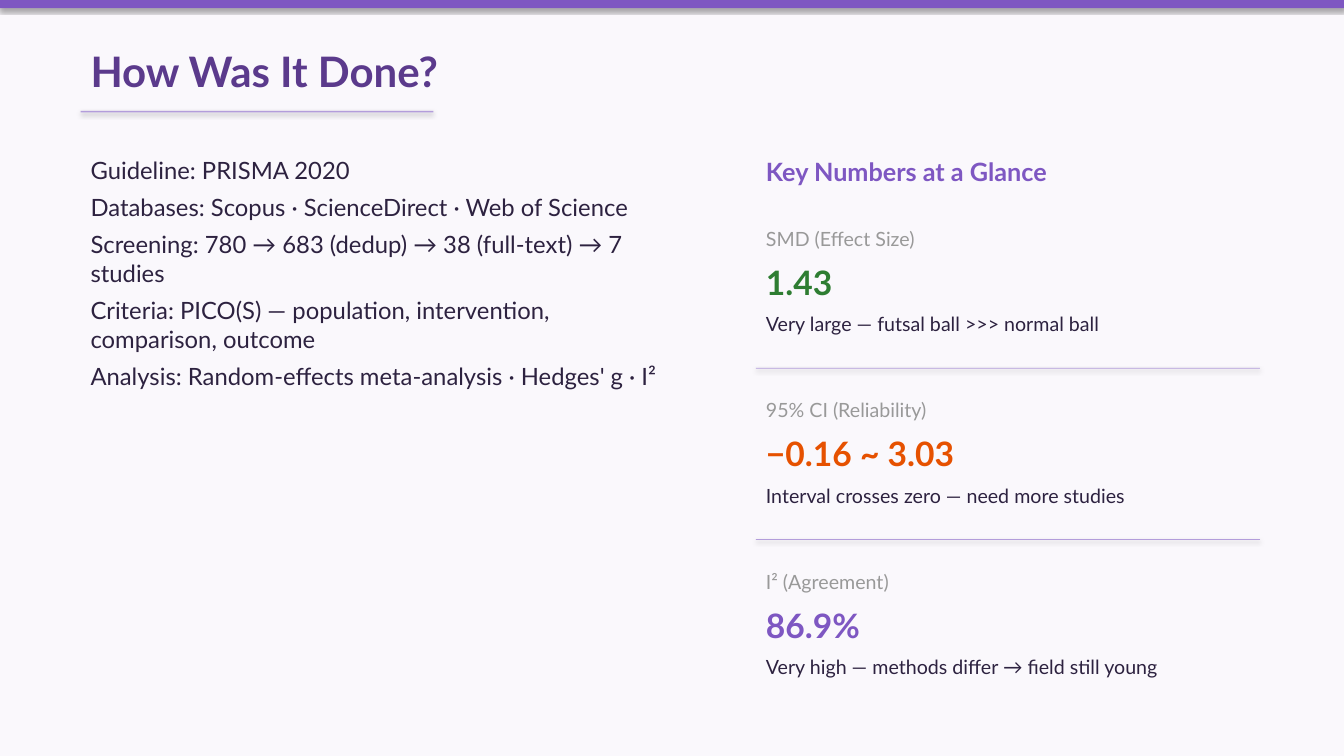
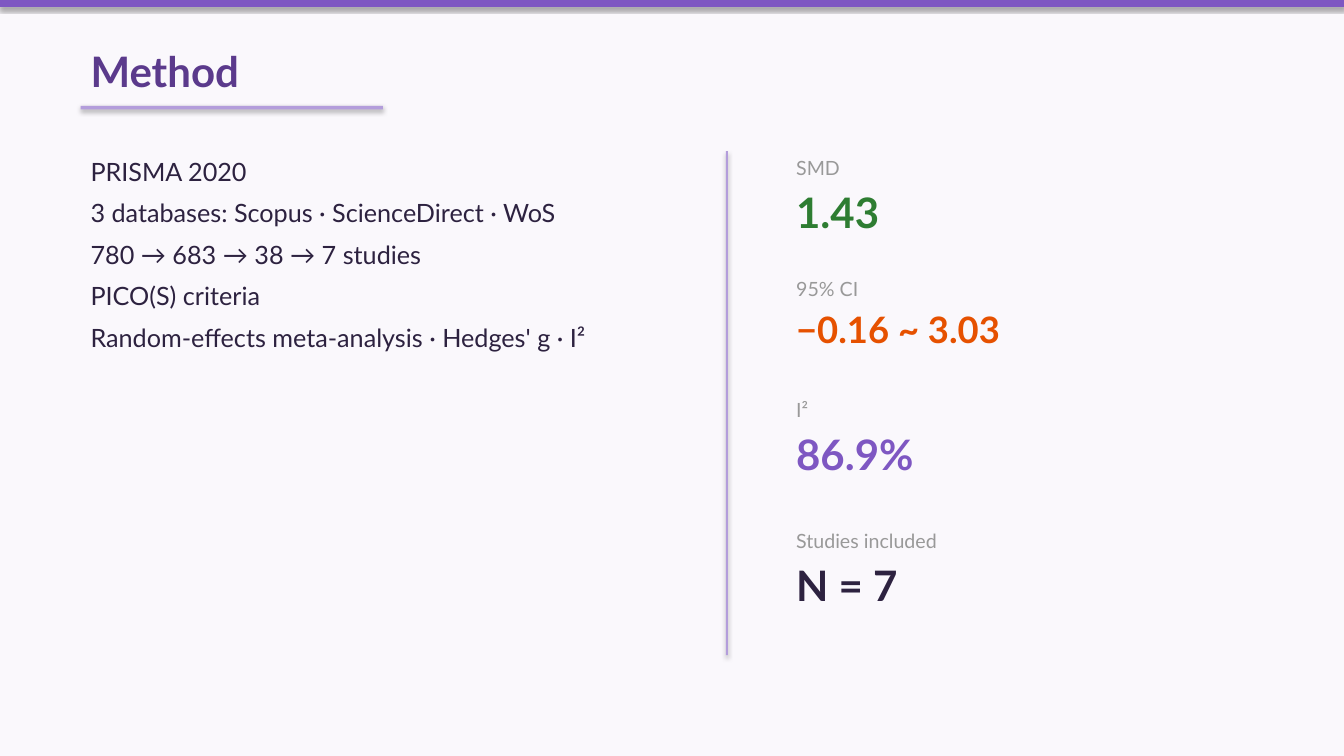
Before and after one commit to 975801846-star/workspace-outputs, a slide deck: slide 3 of lr-slides/Presenting_Article_Pena-Ardila.pptx. Drawn at 1344x756 pixels with LibreOffice and Linux fonts; fonts in the diff are those of the drawing. Boxes give left, top, right and bottom in pixels: in the first picture for what was removed or moved away, otherwise in the second. Text is boxed around its words. In the diff, an @@ line names an element or a change of style, - is before the commit and + after.

```diff
--- a/lr-slides/Presenting_Article_Pena-Ardila.pptx
+++ b/lr-slides/Presenting_Article_Pena-Ardila.pptx
@@ text at bbox=[91, 56, 239, 88]: text changed @@
-How Was It Done?
+Method
@@ rectangle: place and size @@
-rectangle at bbox=[81, 111, 434, 113]
+rectangle at bbox=[81, 106, 383, 109]
@@ text at bbox=[91, 162, 585, 351]: text changed; size 17 to 18 pt @@
-Guideline: PRISMA 2020
-Databases: Scopus · ScienceDirect · Web of Science
-Screening: 780 → 683 (dedup) → 38 (full-text) → 7 studies
-Criteria: PICO(S) — population, intervention, comparison, outcome
-Analysis: Random-effects meta-analysis · Hedges' g · I²
+PRISMA 2020
+3 databases: Scopus · ScienceDirect · WoS
+780 → 683 → 38 → 7 studies
+PICO(S) criteria
+Random-effects meta-analysis · Hedges' g · I²
@@ rectangle added at bbox=[726, 151, 728, 655], fill #B39DDB @@
@@ text at bbox=[796, 161, 840, 175]: text changed; size 18 to 14 pt; text colour #7E57C2 to #999999; bold off @@
-Key Numbers at a Glance
+SMD
@@ text "1.43": place and size @@
-text "1.43" at bbox=[766, 270, 832, 296]
+text "1.43" at bbox=[796, 197, 879, 229]
@@ text "1.43" at bbox=[796, 197, 879, 229]: size 24 to 30 pt @@
@@ text removed at bbox=[766, 231, 914, 249] @@
-SMD (Effect Size)
@@ text at bbox=[796, 282, 859, 296]: text changed @@
-95% CI (Reliability)
+95% CI
@@ text removed at bbox=[766, 316, 1099, 335] @@
-Very large — futsal ball >>> normal ball
@@ text "−0.16 ~ 3.03": place and size @@
-text "−0.16 ~ 3.03" at bbox=[766, 441, 954, 467]
+text "−0.16 ~ 3.03" at bbox=[796, 316, 1000, 344]
@@ text "−0.16 ~ 3.03" at bbox=[796, 316, 1000, 344]: size 24 to 26 pt @@
@@ rectangle removed at bbox=[756, 368, 1260, 369] @@
@@ text at bbox=[796, 401, 808, 417]: text changed @@
-I² (Agreement)
+I²
@@ text "86.9%" at bbox=[796, 439, 913, 471]: size 24 to 30 pt @@
@@ text "86.9%": place and size @@
-text "86.9%" at bbox=[766, 613, 860, 639]
+text "86.9%" at bbox=[796, 439, 913, 471]
@@ rectangle removed at bbox=[756, 539, 1260, 540] @@
@@ text added at bbox=[796, 533, 937, 548], 14 pt, text #999999 @@
+Studies included
@@ text at bbox=[796, 570, 897, 601]: text changed; size 14 to 30 pt; bold on @@
-Interval crosses zero — need more studies
+N = 7
@@ text removed at bbox=[766, 659, 1157, 678] @@
-Very high — methods differ → field still young
```
Also in this commit, not shown: 6 other slides changed.
